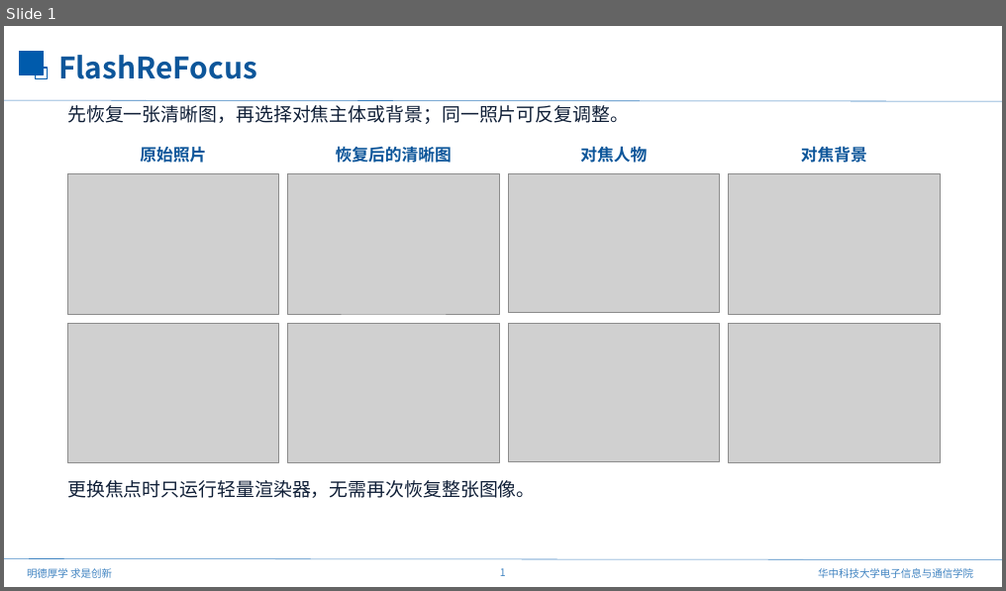
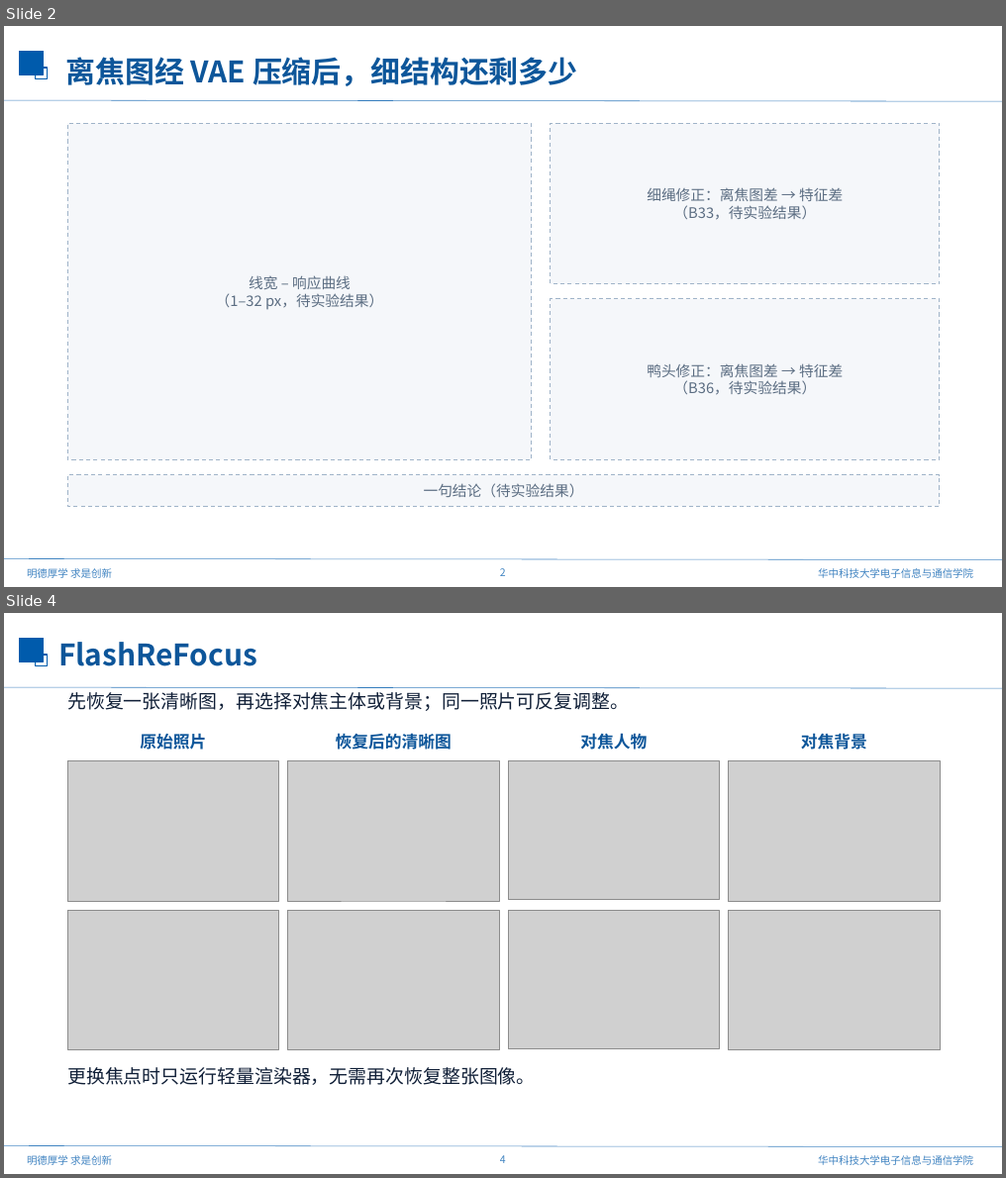
Before and after one commit to mengmcy1/OPPO-depth-guided-video-bokeh, a slide deck: 汇报/2026-10-23_ATB进展与FlashReFocus/FlashReFocus_论文介绍_1023.pptx. Shown one above the other, each under a label of ours: slide 1 before the commit, slides 2 and 4 after it; the slides between them are not shown. The pictures are 1006x591 and 1006x1178 pixels, drawn with LibreOffice and Linux fonts; fonts in the diff are those of the drawing; grey boxes stand for pictures; background and template pictures are left out. Boxes give left, top, right and bottom in pixels: in the first picture for what was removed or moved away, otherwise in the second. Text is boxed around its words. In the diff, an @@ line names an element or a change of style, - is before the commit and + after.

```diff
--- a/汇报/2026-10-23_ATB进展与FlashReFocus/FlashReFocus_论文介绍_1023.pptx
+++ b/汇报/2026-10-23_ATB进展与FlashReFocus/FlashReFocus_论文介绍_1023.pptx
@@ slide 2 added at [4, 26, 1002, 587], background #FFFFFF; not listed: 7 template elements that a slide beside it also shows @@
@@ text added at [66, 57, 578, 86], 28.5 pt, text #0D569A, bold @@
+离焦图经 VAE 压缩后，细结构还剩多少
@@ rectangle added at [67, 123, 532, 461], fill #F5F7FA, outline #9FB3C8 1 pt dashed, 14 pt, text #5B6D82 @@
+线宽 – 响应曲线
+（1–32 px，待实验结果）
@@ rectangle added at [550, 123, 940, 284], fill #F5F7FA, outline #9FB3C8 1 pt dashed, 14 pt, text #5B6D82 @@
+细绳修正：离焦图差 → 特征差
+（B33，待实验结果）
@@ rectangle added at [550, 299, 940, 461], fill #F5F7FA, outline #9FB3C8 1 pt dashed, 14 pt, text #5B6D82 @@
+鸭头修正：离焦图差 → 特征差
+（B36，待实验结果）
@@ rectangle added at [67, 475, 940, 506], fill #F5F7FA, outline #9FB3C8 1 pt dashed, 14 pt, text #5B6D82 @@
+一句结论（待实验结果）
@@ what was slide 1 is now slide 4 @@
@@ page number at [500, 1156, 506, 1163]: text changed @@
-1
+4
```
Also in this commit, not shown: 2 other slides added, 1 other file.
